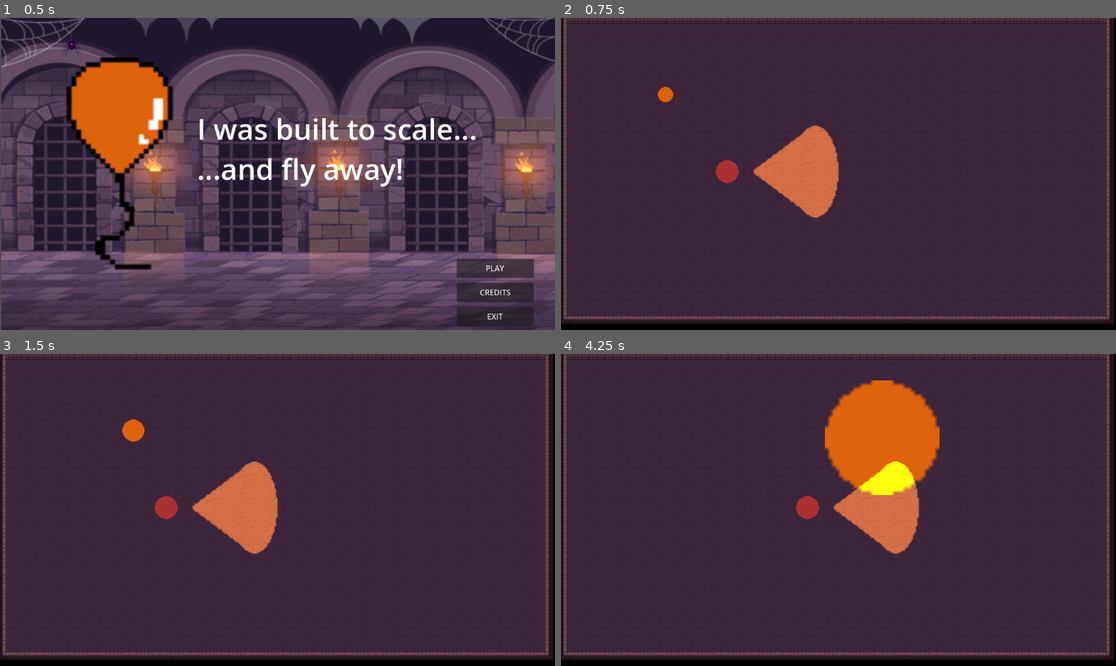
Above: before the commit, frames 1-4 (two rows, left to right).
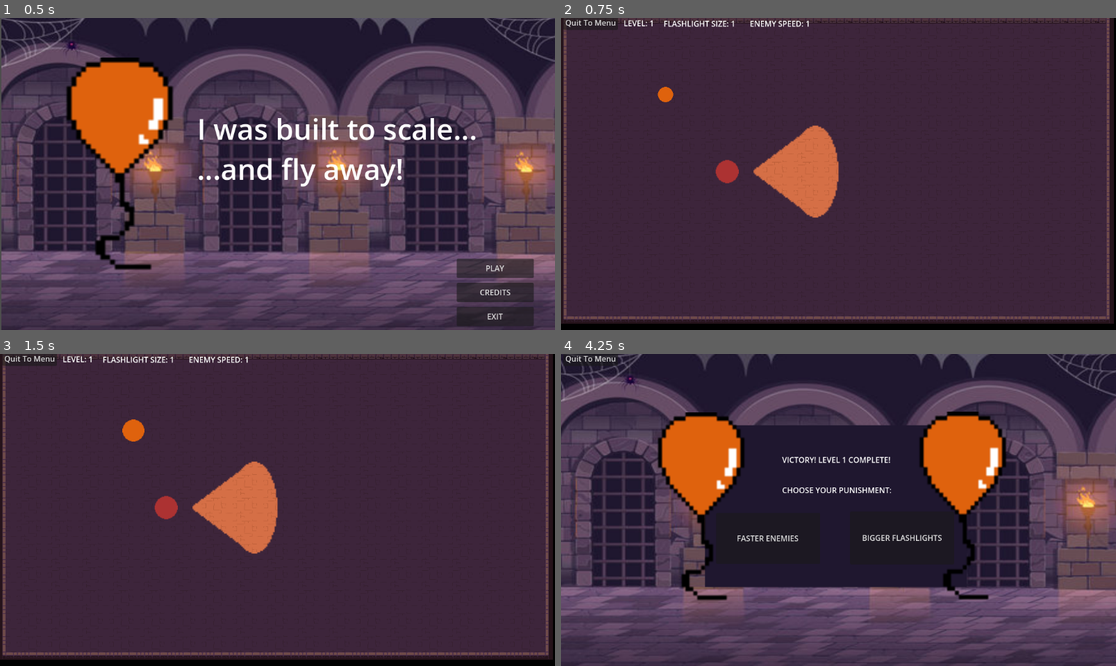
Above: after the commit, the same moments.

Repository: robliv/gamejam2024
Game: Godot game, scene res://scenes/game_manager.tscn
Same seed, same stepped clock (60 frames per second), same inputs: the game is played once before the commit and once after it.
Inputs:
- Up to frame 1 (0.5 s): no input
- Up to frame 2 (0.75 s): click "PLAY" at 0.5 s
- Up to frame 3 (1.5 s): tap Enter (ui_accept) at 1.25, 1.35 s; hold D (move_right) from 1.28 s (still down)
- Up to frame 4 (4.25 s): tap Enter (ui_accept) at 1.52, 1.82, 2.1, 2.27, 2.57, 2.85, 3.6, 3.77, 4.07 s; release D (move_right) at 2.03 s; hold S (move_down) 2.03-2.78 s; hold D (move_right) 2.78-3.53 s; hold W (move_up) from 3.53 s (still down)

Frame 1 is identical in both runs. In frame 2, 0.5% of the frame differs, in the area x 0-45%, y 0-4%; in frame 3, 0.5%; in frame 4, 82%, in the area x 0-100%, y 0-100%.

Commit message:
implement game loop, post game screen, globals

Diff:
--- a/project/project.godot
+++ b/project/project.godot
@@ -14,6 +14,10 @@
 run/main_scene="res://scenes/game_manager.tscn"
 config/features=PackedStringArray("4.3", "GL Compatibility")
 config/icon="res://icon.svg"
+
+[autoload]
+
+Globals="*res://scripts/GLOBALS.gd"
 
 [editor_plugins]
 
--- a/project/scenes/game.tscn
+++ b/project/scenes/game.tscn
@@ -24,14 +24,6 @@
 [node name="Camera2D" type="Camera2D" parent="."]
 position = Vector2(580, 329)
 
-[node name="MenuButton" type="Button" parent="."]
-layout_mode = 0
-offset_left = 18.0
-offset_top = 18.0
-offset_right = 135.0
-offset_bottom = 51.0
-text = "Quit To Menu"
-
 [node name="GameRoot" type="Node2D" parent="."]
 
 [node name="GameRoom" parent="GameRoot" instance=ExtResource("2_7c3w0")]
@@ -46,3 +38,39 @@
 [node name="AudioStreamPlayer2D" type="AudioStreamPlayer2D" parent="."]
 stream = ExtResource("5_jtqwn")
 autoplay = true
+
+[node name="MenuButton" type="Button" parent="."]
+layout_mode = 0
+offset_left = 9.0
+offset_top = -1.0
+offset_right = 122.0
+offset_bottom = 30.0
+text = "Quit To Menu"
+
+[node name="CurrentLevelLabel" type="Label" parent="."]
+layout_mode = 0
+offset_left = 127.0
+offset_top = 1.0
+offset_right = 205.0
+offset_bottom = 30.0
+text = "LEVEL X"
+horizontal_alignment = 1
+vertical_alignment = 1
+
+[node name="FlashlightSizeLabel" type="Label" parent="."]
+offset_left = 217.0
+offset_top = 2.0
+offset_right = 348.0
+offset_bottom = 31.0
+text = "FLASHLIGHT SIZE: X"
+horizontal_alignment = 1
+vertical_alignment = 1
+
+[node name="EnemySpeedLabel" type="Label" parent="."]
+offset_left = 393.0
+offset_top = 2.0
+offset_right = 524.0
+offset_bottom = 31.0
+text = "ENEMY SPEED: X"
+horizontal_alignment = 1
+vertical_alignment = 1
--- a/project/scenes/player.gd
+++ b/project/scenes/player.gd
@@ -2,12 +2,23 @@
 
 const SPEED = 300.0
 const SCALE_FACTOR = 1.2 # Adjust this factor to scale the character up or down.
+const MAX_SIZE = 9
+
+var current_size = 1
+
 var audio: AudioStreamPlayer2D
+
+signal request_endgame
 
 func _ready() -> void:
 	audio = $AudioStreamPlayer2D
 
 func _physics_process(delta: float) -> void:
+
+	# end current game level if max size is reached
+	if(current_size>MAX_SIZE):
+		end_game()
+
 	# Get the input direction and handle the movement.
 	var direction := Vector2(
 		Input.get_action_strength("move_right") - Input.get_action_strength("move_left"),
@@ -27,8 +38,13 @@
 	if Input.is_action_just_pressed("ui_accept"):  # Default key is spacebar.
 		scale_character()
 
-
 func scale_character() -> void:
 	audio.play()
 	# Scale the character by the scale factor.
 	self.scale *= SCALE_FACTOR
+	current_size += 1
+
+func end_game():
+	Globals.set_game_result_won(true)
+	print("setting game_result_win to true")
+	emit_signal("request_endgame")
--- /dev/null
+++ b/project/scenes/post_game_screen.gd
@@ -0,0 +1,53 @@
+extends Control
+
+const MAIN_MENU_SCENE_PATH = "res://scenes/menu.tscn"
+const GAME_LEVEL_SCENE_PATH = "res://scenes/game.tscn"
+
+var menu_button
+var game_result_label
+var next_action_info_label
+var choice_button_faster
+var choice_button_flashlight
+
+signal request_level
+
+func _ready():
+	print("Post game scene starting. Game was won = " + str(Globals.game_result_win))
+	menu_button = $MenuButton
+	menu_button.pressed.connect(self._on_menu_button_pressed)
+
+	choice_button_faster = $GameResultBG/ChoiceButtonFaster
+	choice_button_faster.pressed.connect(self._on_choice_button_faster_pressed)
+
+	choice_button_flashlight = $GameResultBG/ChoiceButtonFlashlight
+	choice_button_flashlight.pressed.connect(self._on_choice_button_flashlight_pressed)
+
+	game_result_label = $GameResultBG/GameResultLabel
+	next_action_info_label = $GameResultBG/NextActionInfoLabel
+	if(Globals.game_result_win):
+		game_result_label.text = "VICTORY! LEVEL " + str(Globals.current_level) + " COMPLETE!"
+		next_action_info_label.text = "CHOOSE YOUR PUNISHMENT:"
+	else:
+		game_result_label.text = "DEFEAT! YOU MADE IT TO LEVEL " + str(Globals.current_level) + "!"
+		next_action_info_label.text = "QUIT TO MENU AND TRY AGAIN..."
+		choice_button_faster.hide()
+		choice_button_flashlight.hide()
+	Globals.set_game_result_won(false)
+
+
+func _on_menu_button_pressed():
+	print("Menu button was pressed")
+	Globals.reset_game_data()
+	emit_signal("request_level", MAIN_MENU_SCENE_PATH)
+
+func _on_choice_button_faster_pressed():
+	print("Choice button FASTER was pressed")
+	Globals.increase_enemy_speed()
+	Globals.advance_level()
+	emit_signal("request_level", GAME_LEVEL_SCENE_PATH)
+
+func _on_choice_button_flashlight_pressed():
+	print("Choice button FLASHLIGHT was pressed")
+	Globals.increase_flashlight_size()
+	Globals.advance_level()
+	emit_signal("request_level", GAME_LEVEL_SCENE_PATH)
--- /dev/null
+++ b/project/scenes/post_game_screen.tscn
@@ -0,0 +1,96 @@
+[gd_scene load_steps=7 format=3 uid="uid://wchjm8vhj3g4"]
+
+[ext_resource type="Script" path="res://scenes/post_game_screen.gd" id="1_e8m75"]
+[ext_resource type="Texture2D" uid="uid://fbo8lgy8lskj" path="res://assets/menu_background.jpg" id="3_rs1kk"]
+[ext_resource type="Texture2D" uid="uid://basuwebw25ykd" path="res://assets/main_menu_ballon.png" id="4_f8soy"]
+[ext_resource type="AudioStream" uid="uid://dw4p4ssjgnhb3" path="res://assets/Dark sneaky ambient.mp3" id="5_0jmc1"]
+
+[sub_resource type="CanvasItemMaterial" id="CanvasItemMaterial_6vong"]
+
+[sub_resource type="Theme" id="Theme_5c22r"]
+
+[node name="PostGameScreen" type="Control"]
+layout_mode = 3
+anchors_preset = 15
+anchor_right = 1.0
+anchor_bottom = 1.0
+grow_horizontal = 2
+grow_vertical = 2
+script = ExtResource("1_e8m75")
+
+[node name="Camera2D" type="Camera2D" parent="."]
+position = Vector2(580, 329)
+
+[node name="AudioStreamPlayer2D" type="AudioStreamPlayer2D" parent="."]
+stream = ExtResource("5_0jmc1")
+autoplay = true
+
+[node name="SpriteBG" type="Sprite2D" parent="."]
+position = Vector2(580, 327.5)
+scale = Vector2(2.57333, 2.22867)
+texture = ExtResource("3_rs1kk")
+
+[node name="GameResultBG" type="ColorRect" parent="."]
+material = SubResource("CanvasItemMaterial_6vong")
+layout_mode = 0
+offset_left = 303.0
+offset_top = 153.0
+offset_right = 846.0
+offset_bottom = 489.0
+color = Color(0.121569, 0.0901961, 0.184314, 1)
+metadata/_edit_group_ = true
+
+[node name="GameResultLabel" type="Label" parent="GameResultBG"]
+layout_mode = 0
+offset_left = 1.0
+offset_top = 44.0
+offset_right = 544.0
+offset_bottom = 99.0
+text = "LEVEL X COMPLETE"
+horizontal_alignment = 1
+vertical_alignment = 1
+
+[node name="NextActionInfoLabel" type="Label" parent="GameResultBG"]
+layout_mode = 0
+offset_left = 3.0
+offset_top = 107.0
+offset_right = 546.0
+offset_bottom = 162.0
+text = "CHOOSE YOUR PUNISHMENT"
+horizontal_alignment = 1
+vertical_alignment = 1
+
+[node name="ChoiceButtonFaster" type="Button" parent="GameResultBG"]
+layout_mode = 0
+offset_left = 23.0
+offset_top = 182.0
+offset_right = 239.0
+offset_bottom = 288.0
+text = "FASTER ENEMIES"
+
+[node name="ChoiceButtonFlashlight" type="Button" parent="GameResultBG"]
+layout_mode = 0
+offset_left = 301.0
+offset_top = 179.0
+offset_right = 517.0
+offset_bottom = 289.0
+theme = SubResource("Theme_5c22r")
+text = "BIGGER FLASHLIGHTS"
+
+[node name="MenuButton" type="Button" parent="."]
+layout_mode = 0
+offset_left = 9.0
+offset_top = -1.0
+offset_right = 122.0
+offset_bottom = 30.0
+text = "Quit To Menu"
+
+[node name="SpriteBaloonL" type="Sprite2D" parent="."]
+position = Vector2(293, 334)
+scale = Vector2(4.0679, 4.42553)
+texture = ExtResource("4_f8soy")
+
+[node name="SpriteBaloonL2" type="Sprite2D" parent="."]
+position = Vector2(836, 333)
+scale = Vector2(4.0679, 4.42553)
+texture = ExtResource("4_f8soy")
--- /dev/null
+++ b/project/scripts/GLOBALS.gd
@@ -0,0 +1,26 @@
+extends Node
+
+var current_level: int = 1
+var flashlight_size: int = 1
+var enemy_speed: int = 1
+var game_result_win: bool
+
+func reset_game_data():
+	current_level = 1
+	flashlight_size = 1.0
+	enemy_speed = 1.0
+
+# Function to advance to the next level
+func advance_level():
+	current_level += 1
+
+# Function to update flashlight size
+func increase_flashlight_size():
+	flashlight_size += 1
+
+# Function to update enemy speed
+func increase_enemy_speed():
+	enemy_speed += 1
+
+func set_game_result_won(win_bool:bool):
+	game_result_win = win_bool
--- a/project/scripts/game.gd
+++ b/project/scripts/game.gd
@@ -1,14 +1,27 @@
 extends Control
 
 const MAIN_MENU_SCENE_PATH = "res://scenes/menu.tscn"
+const POST_GAME_SCENE_PATH = "res://scenes/post_game_screen.tscn"
+
 var menu_button
 
 signal request_level
 
 func _ready():
+	$CurrentLevelLabel.text = "LEVEL: " + str(Globals.current_level)
+	$FlashlightSizeLabel.text = "FLASHLIGHT SIZE: " + str(Globals.flashlight_size)
+	$EnemySpeedLabel.text = "ENEMY SPEED: " + str(Globals.enemy_speed)
+
 	menu_button = $MenuButton
 	menu_button.pressed.connect(self._on_menu_button_pressed)
+	var player = $GameRoot/player/CharacterBody2D
+	player.request_endgame.connect(_on_request_endgame)
 
 func _on_menu_button_pressed():
 	print("Menu button was pressed")
+	Globals.reset_game_data()
 	emit_signal("request_level", MAIN_MENU_SCENE_PATH)
+
+func _on_request_endgame():
+	print("Game end requested from player node")
+	emit_signal("request_level", POST_GAME_SCENE_PATH)
--- a/project/scripts/game_manager.gd
+++ b/project/scripts/game_manager.gd
@@ -20,6 +20,9 @@
 	if get_node_or_null("Game"):
 		print("Removing child node: game")
 		get_node("Game").queue_free()
+	if get_node_or_null("PostGameScreen"):
+		print("Removing child node: PostGameScreengame")
+		get_node("PostGameScreen").queue_free()
 
 func _on_request_load_level(new_scene_path):
 	print("Received new scene request signal: " + str(new_scene_path))
Not shown: 1 places in project/scenes/game.tscn that only renumber resources
Not shown: 1 places in project/scenes/player.tscn that only renumber resources
